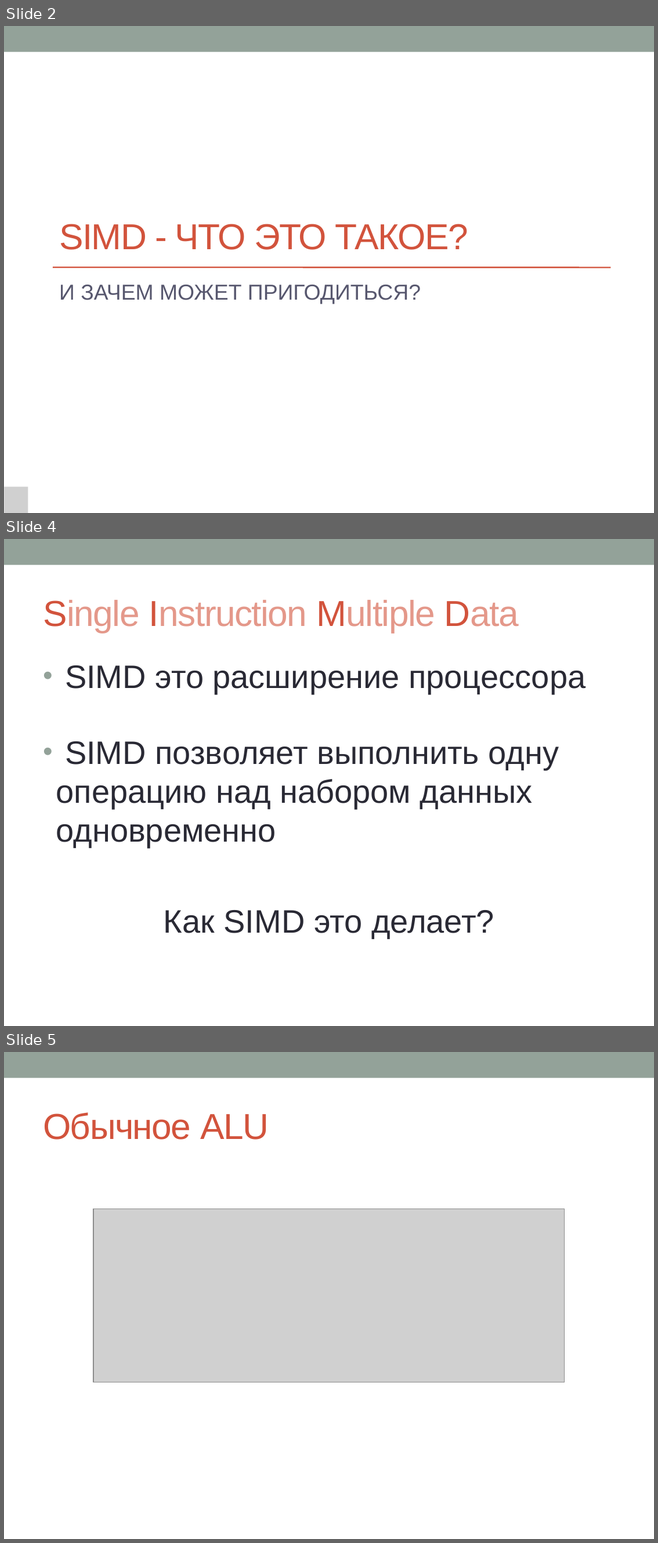
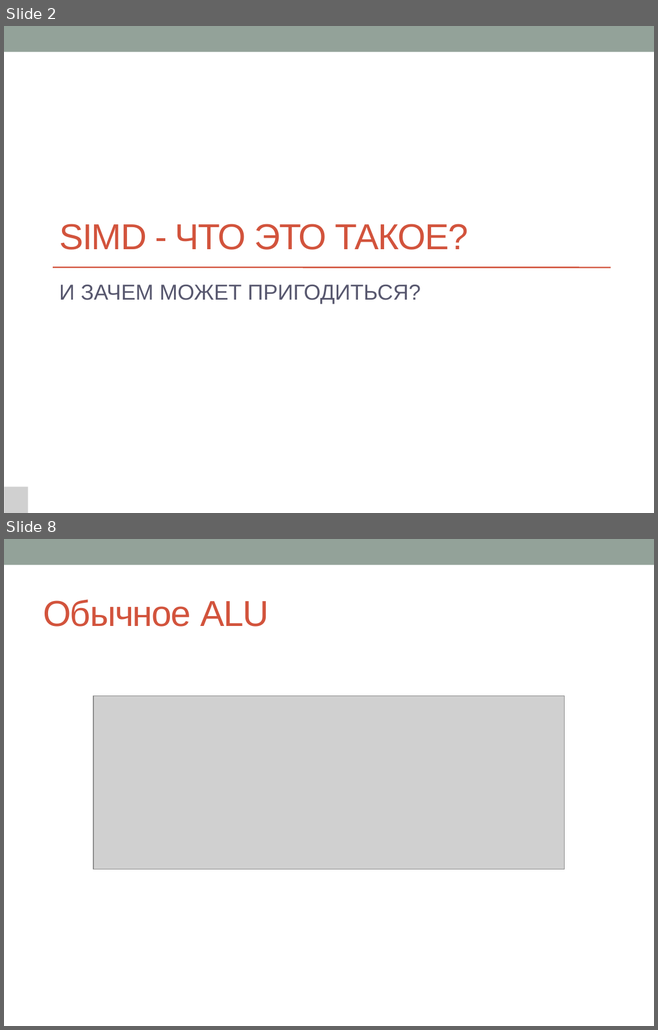
Before and after one commit to sivukhin/SimdLecture, a slide deck: simd_presentation.pptx. Shown one above the other, each under a label of ours: slides 2, 4 and 5 before the commit, slides 2 and 8 after it; the slides between them are not shown. The pictures are 658x1543 and 658x1030 pixels, drawn with LibreOffice and Linux fonts; fonts in the diff are those of the drawing; grey boxes stand for pictures. Boxes give left, top, right and bottom in pixels: in the first picture for what was removed or moved away, otherwise in the second. Text is boxed around its words. In the diff, an @@ line names an element or a change of style, - is before the commit and + after.

```diff
--- a/simd_presentation.pptx
+++ b/simd_presentation.pptx
@@ slide 4 removed at (4, 539, 654, 1026), background #FFFFFF; not listed: 1 template element that a slide beside it also shows @@
@@ title removed at (43, 600, 518, 633) @@
-Single Instruction Multiple Data
@@ text removed at (56, 665, 585, 939) @@
-• SIMD это расширение процессора
-• SIMD позволяет выполнить одну операцию над набором данных одновременно
-Как SIMD это делает?
@@ what was slide 5 is now slide 8 @@
```
Also in this commit, not shown: 10 slides changed, 32 slides added, 2 other slides removed, 1 other file.
